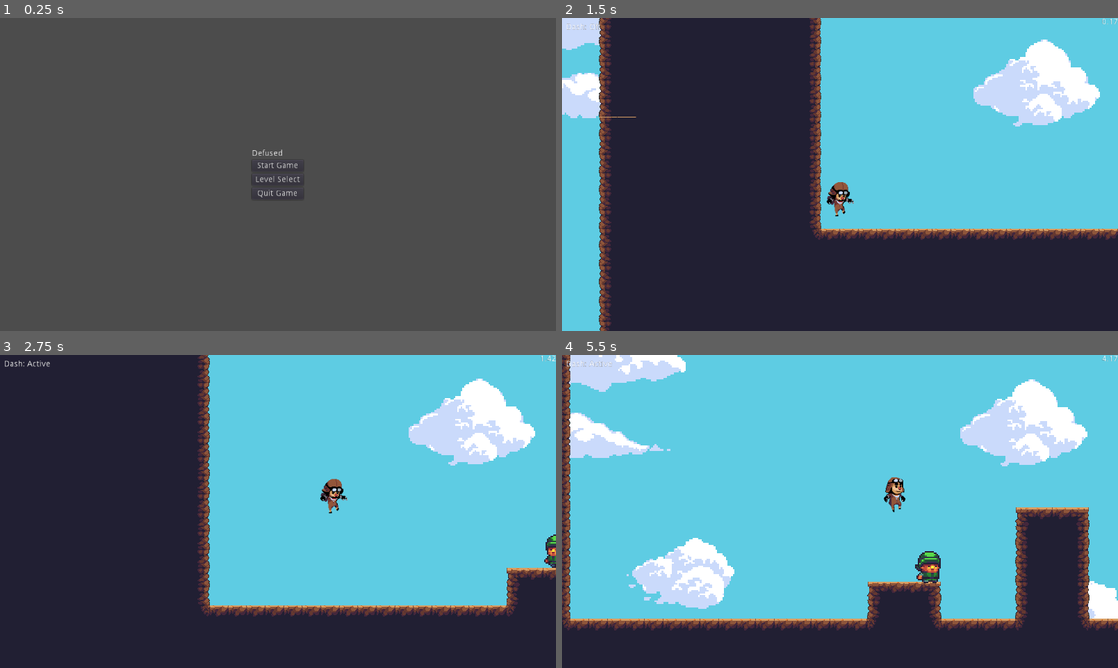
Above: before the commit, frames 1-4 (two rows, left to right).
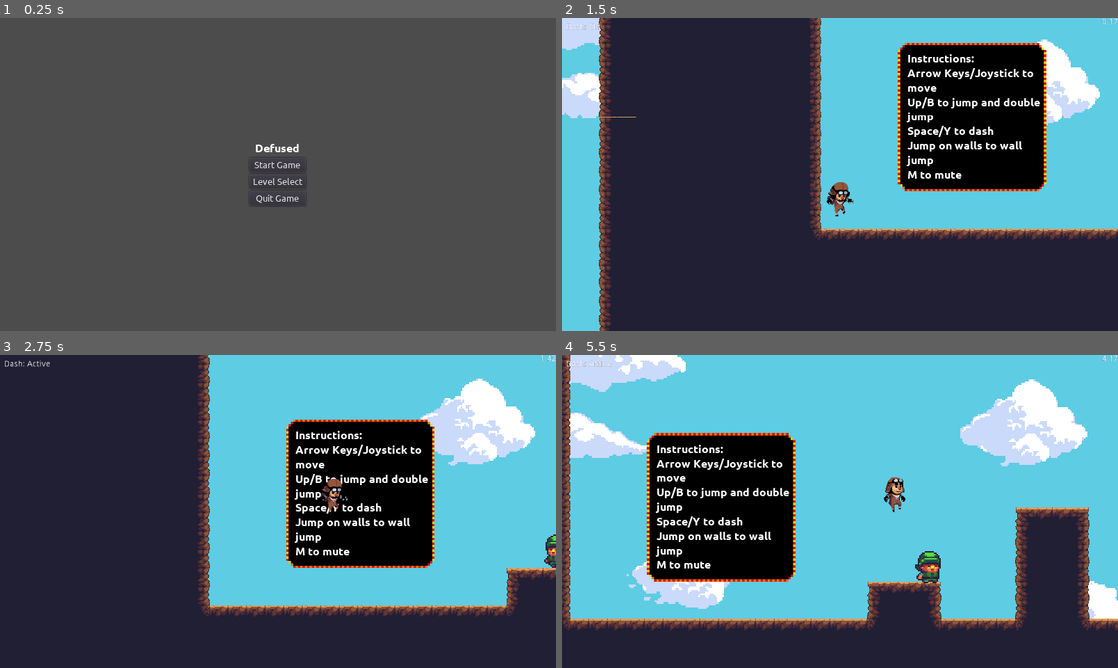
Above: after the commit, the same moments.

Repository: keshava1/defused
Game: Godot game, scene res://StartMenu.tscn
Two runs of this game, one before a commit and one after it. Both use one fixed random seed, a clock stepped at 60 frames per second and the inputs below. The engine's default icon, where the game draws it, is replaced by a stand-in: a white triangle on a blue panel in a dark square. Sound files missing from this copy of the repository are replaced by a short silence.
Inputs:
- Up to frame 1 (0.25 s): no input
- Up to frame 2 (1.5 s): click "Level Select" at 0.5 s; click "1" at 1.25 s
- Up to frame 3 (2.75 s): tap Enter at 2 s; hold Right (ui_right) from 2.03 s (still down); tap Up (ui_up) at 2.1, 2.27, 2.57 s
- Up to frame 4 (5.5 s): tap Up (ui_up) at 2.85, 3.02, 3.32, 3.6, 4.35, 4.52, 4.82, 5.1, 5.27 s; release Right (ui_right) at 3.53 s; hold Left (ui_left) 3.53-4.28 s; hold Right (ui_right) from 4.28 s (still down)

The runs differ from the first frame. In frame 1, 0.5% of the frame differs, in the area x 45-56%, y 40-61%; in frame 2, 13%; in frame 3, 12%; in frame 4, 13%, in the area x 15-42%, y 24-73%.

Commit message:
work for 4/19

Diff:
--- /dev/null
+++ b/Project 1 Platformer Git/Fonts/UbuntuBold20.tres
@@ -0,0 +1,7 @@
+[gd_resource type="DynamicFont" load_steps=2 format=2]
+
+[ext_resource path="res://Fonts/Ubuntu-Bold.ttf" type="DynamicFontData" id=1]
+
+[resource]
+size = 20
+font_data = ExtResource( 1 )
--- /dev/null
+++ b/Project 1 Platformer Git/Fonts/UbuntuNormal.tres
@@ -0,0 +1,6 @@
+[gd_resource type="DynamicFont" load_steps=2 format=2]
+
+[ext_resource path="res://Fonts/Ubuntu-Regular.ttf" type="DynamicFontData" id=1]
+
+[resource]
+font_data = ExtResource( 1 )
--- a/Project 1 Platformer Git/KinematicBody2D.gd
+++ b/Project 1 Platformer Git/KinematicBody2D.gd
@@ -24,7 +24,9 @@
 var canDash = false;
 var dashing = false
 func _ready():
-	MusicPlayer.stream_paused = false
+	print("ready")
+	if(PlayerVars.muted == false):
+		MusicPlayer.stream_paused = false
 # Called every frame. 'delta' is the elapsed time since the previous frame.
 func _physics_process(delta):
 	update_dash()
@@ -71,11 +73,11 @@
 			if (not is_on_floor()) and nextToRightWall():
 				motion.x = -PlayerVars.walljumpx
 				motion.y = -PlayerVars.wallJumpY
-				print(PlayerVars.wallJumpY)
+				#print(PlayerVars.wallJumpY)
 			elif (not is_on_floor()) and nextToLeftWall():
 				motion.x = PlayerVars.walljumpx
 				motion.y = -PlayerVars.wallJumpY
-				print(PlayerVars.wallJumpY)
+				#print(PlayerVars.wallJumpY)
 			# else, do a normal jump
 			else:
 				motion.y = PlayerVars.jump
@@ -107,7 +109,7 @@
 			motion. x = lerp(motion.x, 0, 0.05)
 	# move, then update PlayerVars
 	dash()
-	print(motion)
+	#print(motion)
 	#if(PlayerVars.live == true):
 	motion = move_and_slide(motion, PlayerVars.direction)
 	PlayerVars.canDash = canDash
@@ -127,6 +129,7 @@
 	#PlayerVars.live = false
 	#$Sprite.play("Death")
 	#yield(get_tree().create_timer(100.0), "timeout")
+	PlayerVars.deaths += 1
 	PlayerVars.reset()
 	canDash = PlayerVars.canDash
 	motion = PlayerVars.motion
--- a/Project 1 Platformer Git/PlayerVars.gd
+++ b/Project 1 Platformer Git/PlayerVars.gd
@@ -12,6 +12,9 @@
 var wallJumpY = 400
 var live = true
 var timer = 0
+var muted = false
+var temp = 0
+var deaths = 0
 const SPRING = -1000
 
 func upGravity():
@@ -46,3 +49,17 @@
 	walljumpx = 400
 	wallJumpY = 400
 	live = true
+
+func _physics_process(delta):
+	if( Input.is_action_just_pressed("ui_cancel")):
+		get_tree().quit()
+	if Input.is_action_just_pressed("ui_mute"):
+		if(muted == false):
+			muted = true
+			temp = MusicPlayer.get_playback_position()
+			MusicPlayer.stop()
+			print("muted")
+		else:
+			print("unmuted")
+			MusicPlayer.play(temp)
+			muted = false
--- a/Project 1 Platformer Git/Scenes/Enemy.tscn
+++ b/Project 1 Platformer Git/Scenes/Enemy.tscn
@@ -31,7 +31,7 @@
 extents = Vector2( 5.5, 1 )
 
 [sub_resource type="RectangleShape2D" id=8]
-extents = Vector2( 5.8, 10 )
+extents = Vector2( 6.8, 10 )
 
 [sub_resource type="RectangleShape2D" id=6]
 extents = Vector2( 5.5, 10.5 )
@@ -60,13 +60,12 @@
 position = Vector2( -3.2, 4.8 )
 
 [node name="DeathCol" type="CollisionShape2D" parent="Body"]
-position = Vector2( 4.6, 0 )
+position = Vector2( 4, 0 )
 scale = Vector2( 1, 1 )
 shape = SubResource( 8 )
 
 [node name="EnemyCol" type="CollisionShape2D" parent="."]
 position = Vector2( 1.5, 4.5 )
-scale = Vector2( 1, 1 )
 shape = SubResource( 6 )
 
 [connection signal="body_entered" from="Body" to="." method="_on_Body_body_entered"]
--- a/Project 1 Platformer Git/Scenes/Levels.tscn
+++ b/Project 1 Platformer Git/Scenes/Levels.tscn
@@ -42,25 +42,26 @@
 }
 
 [node name="Button" type="Button" parent="VBoxContainer/HBoxContainer"]
-margin_right = 20.0
+margin_left = 28.0
+margin_right = 48.0
 margin_bottom = 20.0
 text = "1"
 
 [node name="Button2" type="Button" parent="VBoxContainer/HBoxContainer"]
-margin_left = 24.0
-margin_right = 44.0
+margin_left = 52.0
+margin_right = 72.0
 margin_bottom = 20.0
 text = "2"
 
 [node name="Button3" type="Button" parent="VBoxContainer/HBoxContainer"]
-margin_left = 48.0
-margin_right = 68.0
+margin_left = 76.0
+margin_right = 96.0
 margin_bottom = 20.0
 text = "3"
 
 [node name="Button4" type="Button" parent="VBoxContainer/HBoxContainer"]
-margin_left = 72.0
-margin_right = 92.0
+margin_left = 100.0
+margin_right = 120.0
 margin_bottom = 20.0
 text = "4"
 __meta__ = {
@@ -68,8 +69,8 @@
 }
 
 [node name="Button5" type="Button" parent="VBoxContainer/HBoxContainer"]
-margin_left = 96.0
-margin_right = 116.0
+margin_left = 124.0
+margin_right = 144.0
 margin_bottom = 20.0
 text = "5"
 __meta__ = {
@@ -77,8 +78,8 @@
 }
 
 [node name="Button6" type="Button" parent="VBoxContainer/HBoxContainer"]
-margin_left = 120.0
-margin_right = 140.0
+margin_left = 148.0
+margin_right = 168.0
 margin_bottom = 20.0
 text = "6"
 __meta__ = {
@@ -86,8 +87,8 @@
 }
 
 [node name="Button7" type="Button" parent="VBoxContainer/HBoxContainer"]
-margin_left = 144.0
-margin_right = 164.0
+margin_left = 172.0
+margin_right = 192.0
 margin_bottom = 20.0
 text = "7"
 __meta__ = {
@@ -95,28 +96,10 @@
 }
 
 [node name="Button8" type="Button" parent="VBoxContainer/HBoxContainer"]
-margin_left = 168.0
-margin_right = 188.0
+margin_left = 196.0
+margin_right = 216.0
 margin_bottom = 20.0
 text = "8"
-__meta__ = {
-"_edit_use_anchors_": false
-}
-
-[node name="Button9" type="Button" parent="VBoxContainer/HBoxContainer"]
-margin_left = 192.0
-margin_right = 212.0
-margin_bottom = 20.0
-text = "9"
-__meta__ = {
-"_edit_use_anchors_": false
-}
-
-[node name="Button10" type="Button" parent="VBoxContainer/HBoxContainer"]
-margin_left = 216.0
-margin_right = 244.0
-margin_bottom = 20.0
-text = "10"
 __meta__ = {
 "_edit_use_anchors_": false
 }
--- /dev/null
+++ b/Project 1 Platformer Git/Scenes/Scoring.tscn
@@ -0,0 +1,32 @@
+[gd_scene load_steps=3 format=2]
+
+[ext_resource path="res://icon.png" type="Texture" id=1]
+[ext_resource path="res://Fonts/UbuntuBold20.tres" type="DynamicFont" id=2]
+
+[node name="Node2D" type="Node2D"]
+
+[node name="Sprite" type="Sprite" parent="."]
+modulate = Color( 0, 0, 0, 1 )
+position = Vector2( 437.5, 277 )
+scale = Vector2( 17.6719, 11.4063 )
+texture = ExtResource( 1 )
+
+[node name="VBoxContainer" type="VBoxContainer" parent="."]
+margin_right = 960.0
+margin_bottom = 540.0
+alignment = 1
+__meta__ = {
+"_edit_group_": true,
+"_edit_use_anchors_": false
+}
+
+[node name="Label" type="Label" parent="VBoxContainer"]
+margin_top = 258.0
+margin_right = 960.0
+margin_bottom = 281.0
+custom_fonts/font = ExtResource( 2 )
+text = "Scoring"
+align = 1
+__meta__ = {
+"_edit_use_anchors_": false
+}
--- a/Project 1 Platformer Git/Scenes/World7.tscn
+++ b/Project 1 Platformer Git/Scenes/World7.tscn
@@ -6,6 +6,8 @@
 [ext_resource path="res://Spike.tscn" type="PackedScene" id=4]
 [ext_resource path="res://WorldComplete.tscn" type="PackedScene" id=5]
 [ext_resource path="res://Scenes/Enemy.tscn" type="PackedScene" id=6]
+[ext_resource path="res://Sprites/Text box-1.png.png" type="Texture" id=7]
+[ext_resource path="res://Fonts/UbuntuBold20.tres" type="DynamicFont" id=8]
 
 [node name="Node2D" type="Node2D"]
 
@@ -197,3 +199,34 @@
 
 [node name="Enemy2" parent="." instance=ExtResource( 6 )]
 position = Vector2( 2851, 15 )
+
+[node name="Instructions" type="Node2D" parent="."]
+position = Vector2( 66, 128 )
+z_index = -1
+__meta__ = {
+"_edit_group_": true
+}
+
+[node name="Sprite" type="Sprite" parent="Instructions"]
+position = Vector2( 66, -256 )
+scale = Vector2( 0.8, 0.8 )
+texture = ExtResource( 7 )
+
+[node name="Instructions" type="Label" parent="Instructions"]
+margin_left = -46.0
+margin_top = -368.0
+margin_right = 196.0
+margin_bottom = -136.0
+custom_fonts/font = ExtResource( 8 )
+text = "Instructions:
+Arrow Keys/Joystick to
+move
+Up/B to jump and double
+jump
+Space/Y to dash
+Jump on walls to wall
+jump
+M to mute"
+__meta__ = {
+"_edit_use_anchors_": false
+}
--- a/Project 1 Platformer Git/StartMenu.tscn
+++ b/Project 1 Platformer Git/StartMenu.tscn
@@ -1,6 +1,8 @@
-[gd_scene load_steps=2 format=2]
+[gd_scene load_steps=4 format=2]
 
 [ext_resource path="res://StartMenu.gd" type="Script" id=1]
+[ext_resource path="res://Fonts/UbuntuBold20.tres" type="DynamicFont" id=2]
+[ext_resource path="res://Fonts/UbuntuNormal.tres" type="DynamicFont" id=3]
 
 [node name="StartMenu" type="Control"]
 anchor_right = 1.0
@@ -18,32 +20,37 @@
 }
 
 [node name="VBoxContainer" type="VBoxContainer" parent="CenterContainer"]
-margin_left = 435.0
-margin_top = 227.0
-margin_right = 524.0
-margin_bottom = 313.0
+margin_left = 431.0
+margin_top = 215.0
+margin_right = 529.0
+margin_bottom = 325.0
 
 [node name="Title" type="Label" parent="CenterContainer/VBoxContainer"]
-margin_right = 89.0
-margin_bottom = 14.0
+margin_right = 98.0
+margin_bottom = 23.0
+custom_fonts/font = ExtResource( 2 )
 text = "Defused"
+align = 1
 
 [node name="StartGame" type="Button" parent="CenterContainer/VBoxContainer"]
-margin_top = 18.0
-margin_right = 89.0
-margin_bottom = 38.0
+margin_top = 27.0
+margin_right = 98.0
+margin_bottom = 52.0
+custom_fonts/font = ExtResource( 3 )
 text = "Start Game"
 
 [node name="Levels" type="Button" parent="CenterContainer/VBoxContainer"]
-margin_top = 42.0
-margin_right = 89.0
-margin_bottom = 62.0
+margin_top = 56.0
+margin_right = 98.0
+margin_bottom = 81.0
+custom_fonts/font = ExtResource( 3 )
 text = "Level Select"
 
 [node name="QuitGame" type="Button" parent="CenterContainer/VBoxContainer"]
-margin_top = 66.0
-margin_right = 89.0
-margin_bottom = 86.0
+margin_top = 85.0
+margin_right = 98.0
+margin_bottom = 110.0
+custom_fonts/font = ExtResource( 3 )
 text = "Quit Game"
 
 [connection signal="pressed" from="CenterContainer/VBoxContainer/StartGame" to="." method="_on_StartGame_pressed"]
--- a/Project 1 Platformer Git/project.godot
+++ b/Project 1 Platformer Git/project.godot
@@ -30,6 +30,11 @@
 
 [input]
 
+ui_cancel={
+"deadzone": 0.5,
+"events": [ Object(InputEventKey,"resource_local_to_scene":false,"resource_name":"","device":0,"alt":false,"shift":false,"control":false,"meta":false,"command":false,"pressed":false,"scancode":16777217,"physical_scancode":0,"unicode":0,"echo":false,"script":null)
+ ]
+}
 ui_left={
 "deadzone": 0.5,
 "events": [ Object(InputEventKey,"resource_local_to_scene":false,"resource_name":"","device":0,"alt":false,"shift":false,"control":false,"meta":false,"command":false,"pressed":false,"scancode":16777231,"physical_scancode":0,"unicode":0,"echo":false,"script":null)
@@ -63,6 +68,12 @@
 , Object(InputEventJoypadButton,"resource_local_to_scene":false,"resource_name":"","device":0,"button_index":2,"pressure":0.0,"pressed":false,"script":null)
  ]
 }
+ui_mute={
+"deadzone": 0.5,
+"events": [ Object(InputEventKey,"resource_local_to_scene":false,"resource_name":"","device":0,"alt":false,"shift":false,"control":false,"meta":false,"command":false,"pressed":false,"scancode":0,"physical_scancode":77,"unicode":0,"echo":false,"script":null)
+, Object(InputEventJoypadButton,"resource_local_to_scene":false,"resource_name":"","device":0,"button_index":10,"pressure":0.0,"pressed":false,"script":null)
+ ]
+}
 
 [physics]
 
Binary file added: Project 1 Platformer Git/Fonts/Ubuntu-Bold.ttf
Binary file added: Project 1 Platformer Git/Fonts/Ubuntu-Light.ttf
Binary file added: Project 1 Platformer Git/Fonts/Ubuntu-Regular.ttf
Not shown: 1 places in Project 1 Platformer Git/Scenes/World7.tscn that only renumber resources
Binary file added: Project 1 Platformer Git/Sprites/Text box-1.png.png
Not shown, added: Project 1 Platformer Git/Sprites/Text box-1.png.png.import
Not shown, added: Project 1 Platformer Git/executables/exportv5.exe
Not shown, added: Project 1 Platformer Git/executables/exportv5.pck
